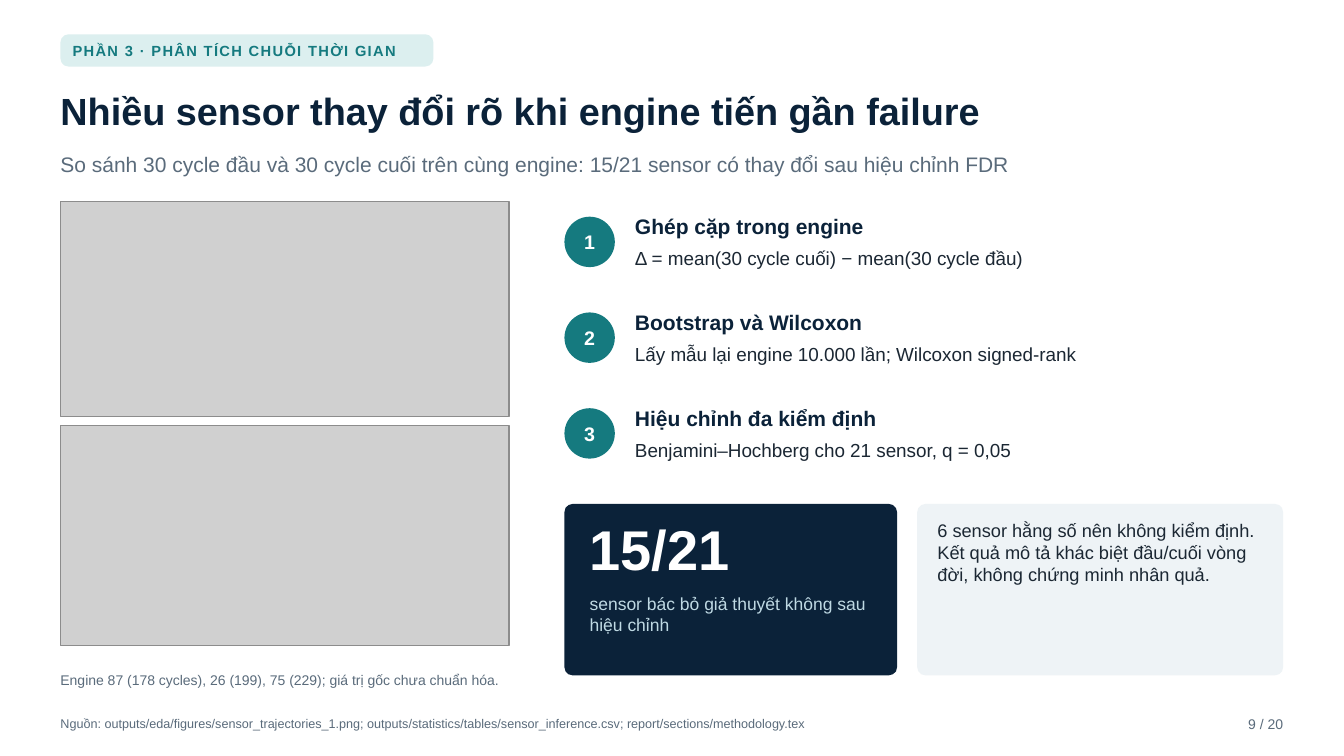
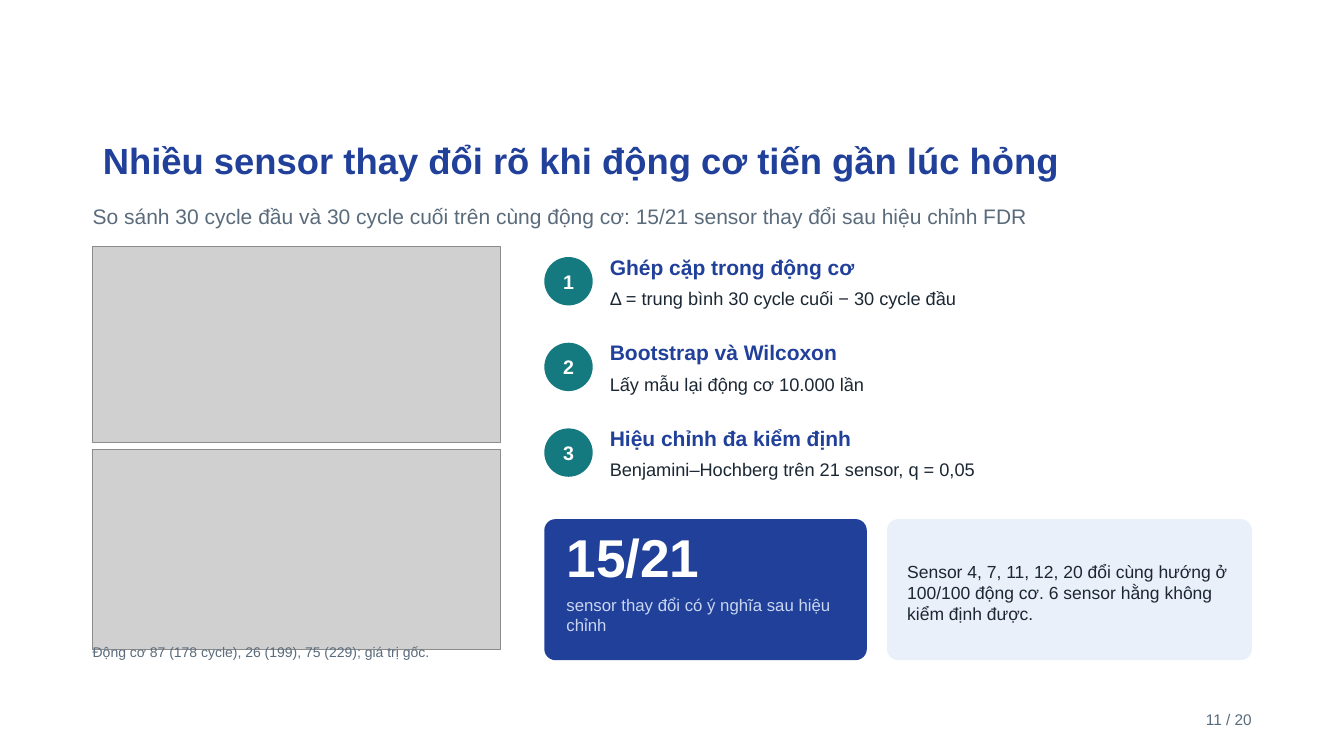
Before and after one commit to ti014/tinasa-cmapss-rul-prediction, a slide deck: slide 11 of slides/cmapss_fd001_presentation.pptx (slide 9 before the commit). Drawn at 1344x756 pixels with LibreOffice and Linux fonts; fonts in the diff are those of the drawing; grey boxes stand for pictures; background and template pictures are left out. Boxes give left, top, right and bottom in pixels: in the first picture for what was removed or moved away, otherwise in the second. Text is boxed around its words. In the diff, an @@ line names an element or a change of style, - is before the commit and + after.

```diff
--- a/slides/cmapss_fd001_presentation.pptx
+++ b/slides/cmapss_fd001_presentation.pptx
@@ rounded rectangle removed at [60, 34, 434, 67] @@
@@ text removed at [73, 44, 396, 56] @@
-PHẦN 3 · PHÂN TÍCH CHUỖI THỜI GIAN
@@ title at [103, 145, 1059, 181]: text changed; size 27 to 26 pt; text colour #0B2239 to #21409A @@
-Nhiều sensor thay đổi rõ khi engine tiến gần failure
+Nhiều sensor thay đổi rõ khi động cơ tiến gần lúc hỏng
@@ text at [93, 207, 1026, 228]: text changed @@
-So sánh 30 cycle đầu và 30 cycle cuối trên cùng engine: 15/21 sensor có thay đổi sau hiệu chỉnh FDR
+So sánh 30 cycle đầu và 30 cycle cuối trên cùng động cơ: 15/21 sensor thay đổi sau hiệu chỉnh FDR
@@ picture: place and size @@
-picture at [60, 202, 509, 417]
+picture at [93, 247, 501, 444]
@@ text "1": place and size @@
-text "1" at [584, 235, 595, 249]
+text "1" at [563, 275, 574, 289]
@@ ellipse: place and size @@
-ellipse at [565, 217, 615, 267]
+ellipse at [544, 257, 593, 306]
@@ text at [610, 259, 855, 279]: text changed; text colour #0B2239 to #21409A @@
-Ghép cặp trong engine
+Ghép cặp trong động cơ
@@ text at [610, 291, 956, 309]: text changed; size 13.5 to 13 pt @@
-Δ = mean(30 cycle cuối) − mean(30 cycle đầu)
+Δ = trung bình 30 cycle cuối − 30 cycle đầu
@@ text "2": place and size @@
-text "2" at [584, 331, 595, 345]
+text "2" at [563, 360, 574, 374]
@@ ellipse: place and size @@
-ellipse at [565, 313, 615, 363]
+ellipse at [544, 343, 593, 391]
@@ text "Bootstrap và Wilcoxon" at [610, 344, 837, 365]: text colour #0B2239 to #21409A @@
@@ text "Bootstrap và Wilcoxon": place and size @@
-text "Bootstrap và Wilcoxon" at [635, 314, 862, 334]
+text "Bootstrap và Wilcoxon" at [610, 344, 837, 365]
@@ text at [610, 377, 864, 395]: text changed; size 13.5 to 13 pt @@
-Lấy mẫu lại engine 10.000 lần; Wilcoxon signed-rank
+Lấy mẫu lại động cơ 10.000 lần
@@ text "3": place and size @@
-text "3" at [584, 427, 595, 442]
+text "3" at [563, 446, 574, 461]
@@ ellipse: place and size @@
-ellipse at [565, 408, 615, 459]
+ellipse at [544, 429, 593, 477]
@@ text "Hiệu chỉnh đa kiểm định": place and size @@
-text "Hiệu chỉnh đa kiểm định" at [635, 409, 876, 430]
+text "Hiệu chỉnh đa kiểm định" at [610, 429, 851, 450]
@@ text "Hiệu chỉnh đa kiểm định" at [610, 429, 851, 450]: text colour #0B2239 to #21409A @@
@@ picture: place and size @@
-picture at [60, 425, 509, 646]
+picture at [93, 450, 501, 650]
@@ text at [610, 462, 974, 480]: text changed; size 13.5 to 13 pt @@
-Benjamini–Hochberg cho 21 sensor, q = 0,05
+Benjamini–Hochberg trên 21 sensor, q = 0,05
@@ rounded rectangle: place and size @@
-rounded rectangle at [565, 504, 897, 676]
+rounded rectangle at [544, 519, 867, 660]
@@ rounded rectangle at [544, 519, 867, 660]: fill #0B2239 to #21409A; proportions changed @@
@@ text "15/21": place and size @@
-text "15/21" at [590, 529, 730, 571]
+text "15/21" at [566, 538, 699, 578]
@@ text "15/21" at [566, 538, 699, 578]: size 40 to 38 pt @@
@@ rounded rectangle: place and size @@
-rounded rectangle at [918, 504, 1284, 676]
+rounded rectangle at [887, 519, 1252, 660]
@@ rounded rectangle at [887, 519, 1252, 660]: fill #EEF3F6 to #EAF0FA; proportions changed @@
@@ text "Sensor 4, 7, 11, 12, ..." at [907, 564, 1227, 623]: vertical alignment top to middle @@
@@ text at [907, 566, 1115, 599]: text changed; size 9 to 8.5 pt; text colour #5A6B7B to #FFFFFF @@
-Nguồn: outputs/eda/figures/sensor_trajectories_1.png; outputs/statistics/tables/sensor_inference.csv; report/sections/methodology.tex
+Nguồn: outputs/eda/figures/sensor_trajectories_1.png; outputs/statistics/tables/sensor_inference.csv
@@ text at [907, 564, 1227, 623]: text changed; size 13 to 12.5 pt @@
-6 sensor hằng số nên không kiểm định. Kết quả mô tả khác biệt đầu/cuối vòng đời, không chứng minh nhân quả.
+Sensor 4, 7, 11, 12, 20 đổi cùng hướng ở 100/100 động cơ. 6 sensor hằng không kiểm định được.
@@ text added at [967, 565, 1211, 582], 12 pt, text #FFFFFF, bold @@
+PHẦN 4 · XU HƯỚNG VÀ BẤT THƯỜNG
@@ text at [566, 597, 831, 631]: text changed; size 12.5 to 12 pt; text colour #BFD9E3 to #C9D6F0 @@
-sensor bác bỏ giả thuyết không sau hiệu chỉnh
+sensor thay đổi có ý nghĩa sau hiệu chỉnh
@@ text at [93, 646, 429, 660]: text changed @@
-Engine 87 (178 cycles), 26 (199), 75 (229); giá trị gốc chưa chuẩn hóa.
+Động cơ 87 (178 cycle), 26 (199), 75 (229); giá trị gốc.
@@ text at [1206, 714, 1252, 725]: text changed; size 10 to 11 pt @@
-9 / 20
+11 / 20
```
Also in this commit, not shown: 9 other slides changed, 10 slides added, 10 slides removed, 5 other files.
